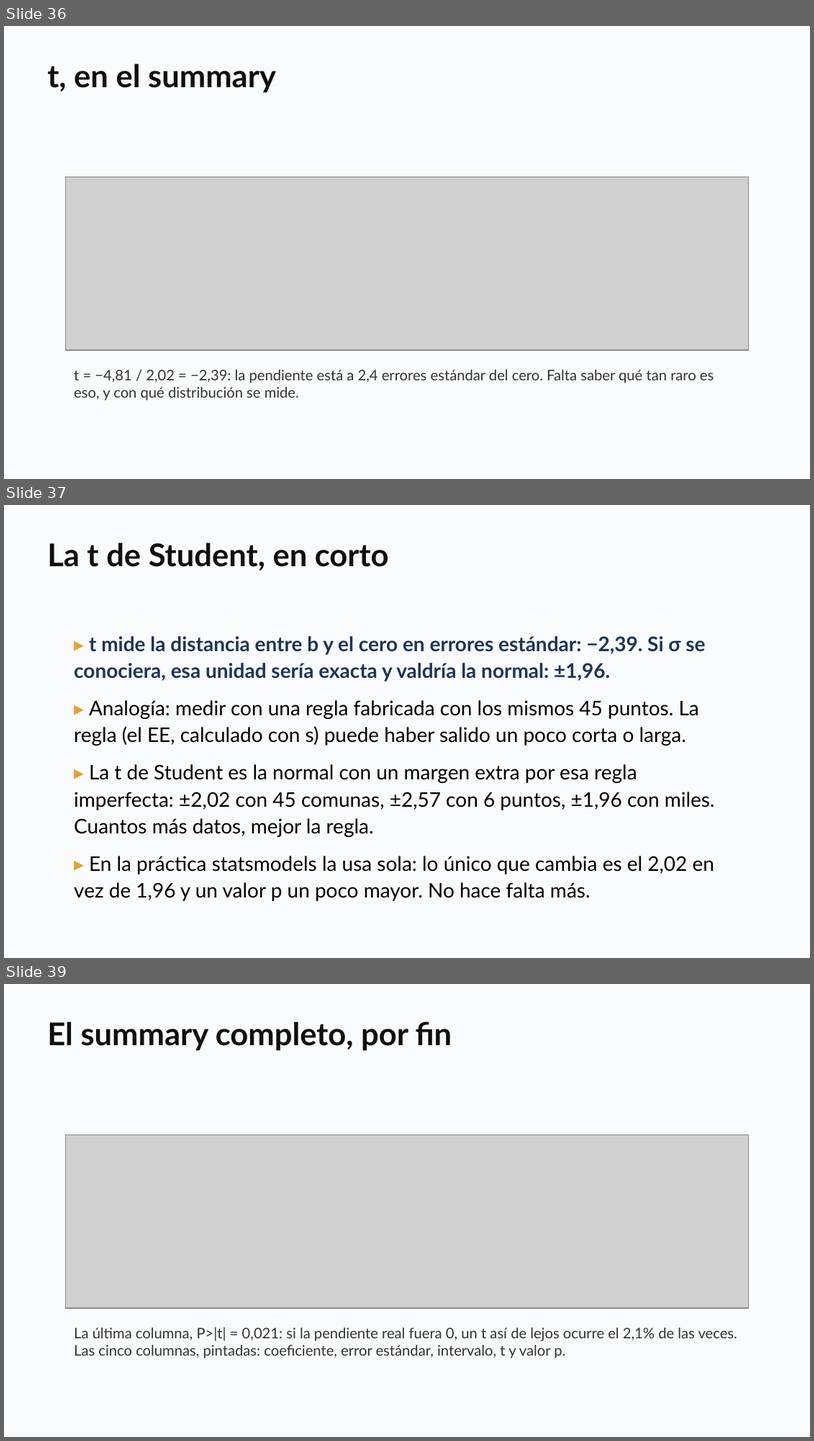
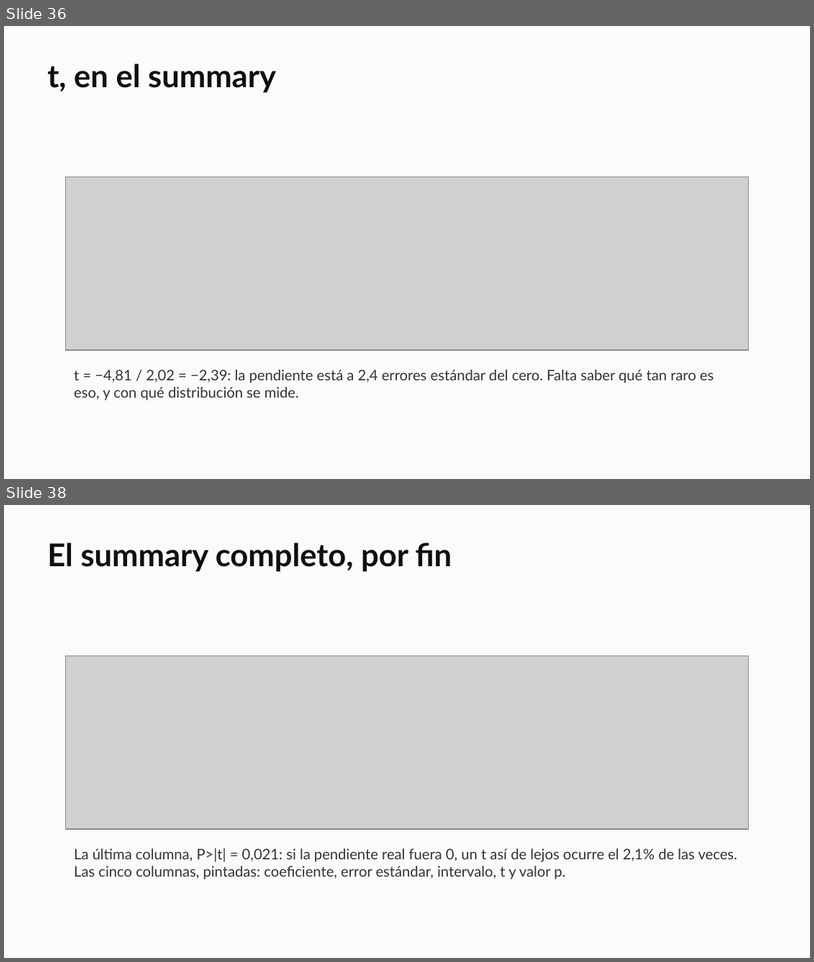
Before and after one commit to daniopitz/diplomado-cdd, a slide deck: presentaciones/clase05_probabilidad_inferencia.pptx. Shown one above the other, each under a label of ours: slides 36, 37 and 39 before the commit, slides 36 and 38 after it; the slides between them are not shown. The pictures are 814x1441 and 814x962 pixels, drawn with LibreOffice and Linux fonts; fonts in the diff are those of the drawing; grey boxes stand for pictures. Boxes give left, top, right and bottom in pixels: in the first picture for what was removed or moved away, otherwise in the second. Text is boxed around its words. In the diff, an @@ line names an element or a change of style, - is before the commit and + after.

```diff
--- a/presentaciones/clase05_probabilidad_inferencia.pptx
+++ b/presentaciones/clase05_probabilidad_inferencia.pptx
@@ slide 37 removed at (x1=4, y1=505, x2=810, y2=958), background #FFFFFF @@
@@ rectangle removed at (x1=4, y1=505, x2=810, y2=958) @@
@@ text removed at (x1=47, y1=542, x2=389, y2=571) @@
-La t de Student, en corto
@@ text removed at (x1=74, y1=636, x2=715, y2=901) @@
-▸ t mide la distancia entre b y el cero en errores estándar: −2,39. Si σ se conociera, esa unidad sería exacta y valdría la normal: ±1,96.
-▸ Analogía: medir con una regla fabricada con los mismos 45 puntos. La regla (el EE, calculado con s) puede haber salido un poco corta o larga.
-▸ La t de Student es la normal con un margen extra por esa regla imperfecta: ±2,02 con 45 comunas, ±2,57 con 6 puntos, ±1,96 con miles. Cuantos más datos, mejor la regla.
-▸ En la práctica statsmodels la usa sola: lo único que cambia es el 2,02 en vez de 1,96 y un valor p un poco mayor. No hace falta más.
@@ what was slide 39 is now slide 38 @@
```
Also in this commit, not shown: 1 slide added, 1 other slide removed, 3 other files.
